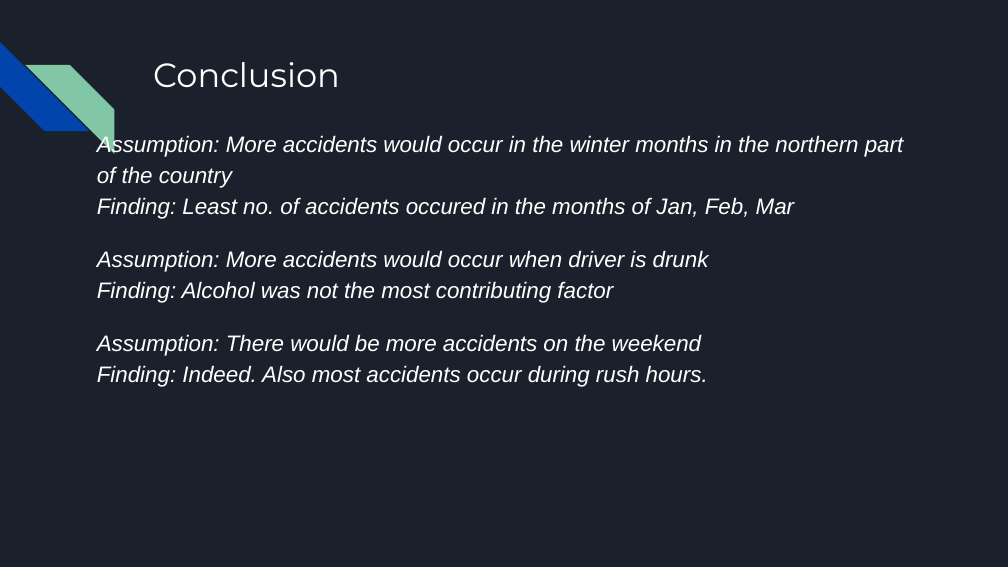
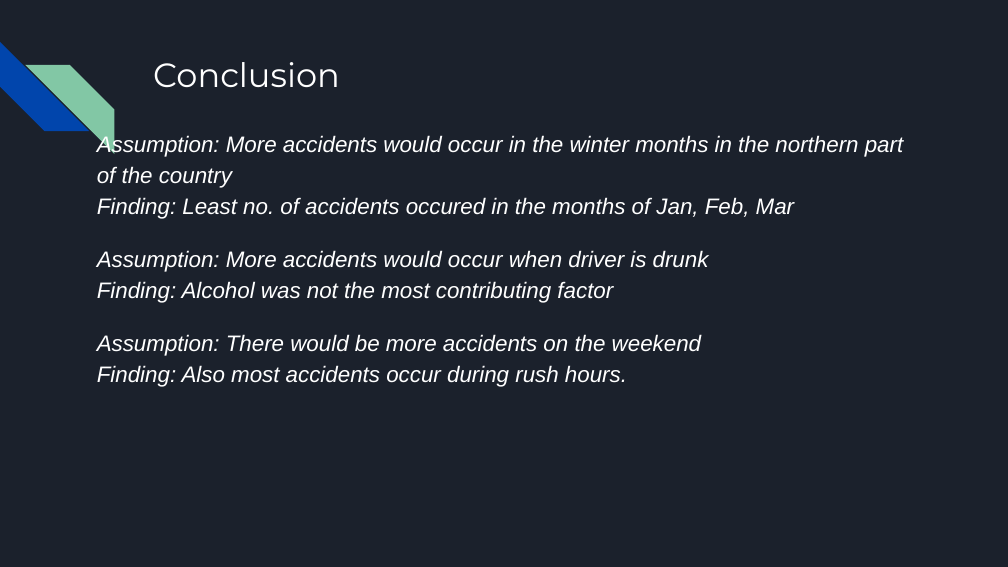
Before and after one commit to ajhartman10/TeamPillow, a slide deck: slide 15 of Crash!.pptx. Drawn at 1008x567 pixels with LibreOffice and Linux fonts; fonts in the diff are those of the drawing. Boxes give left, top, right and bottom in pixels: in the first picture for what was removed or moved away, otherwise in the second. Text is boxed around its words. In the diff, an @@ line names an element or a change of style, - is before the commit and + after.

```diff
--- a/Crash!.pptx
+++ b/Crash!.pptx
@@ text at [97,334,701,387]: text changed @@
-Assumption: There would be more accidents on the weekend
-Finding: Indeed. Also most accidents occur during rush hours.
+Assumption: There would be more accidents on the weekend
+Finding: Also most accidents occur during rush hours.
```
